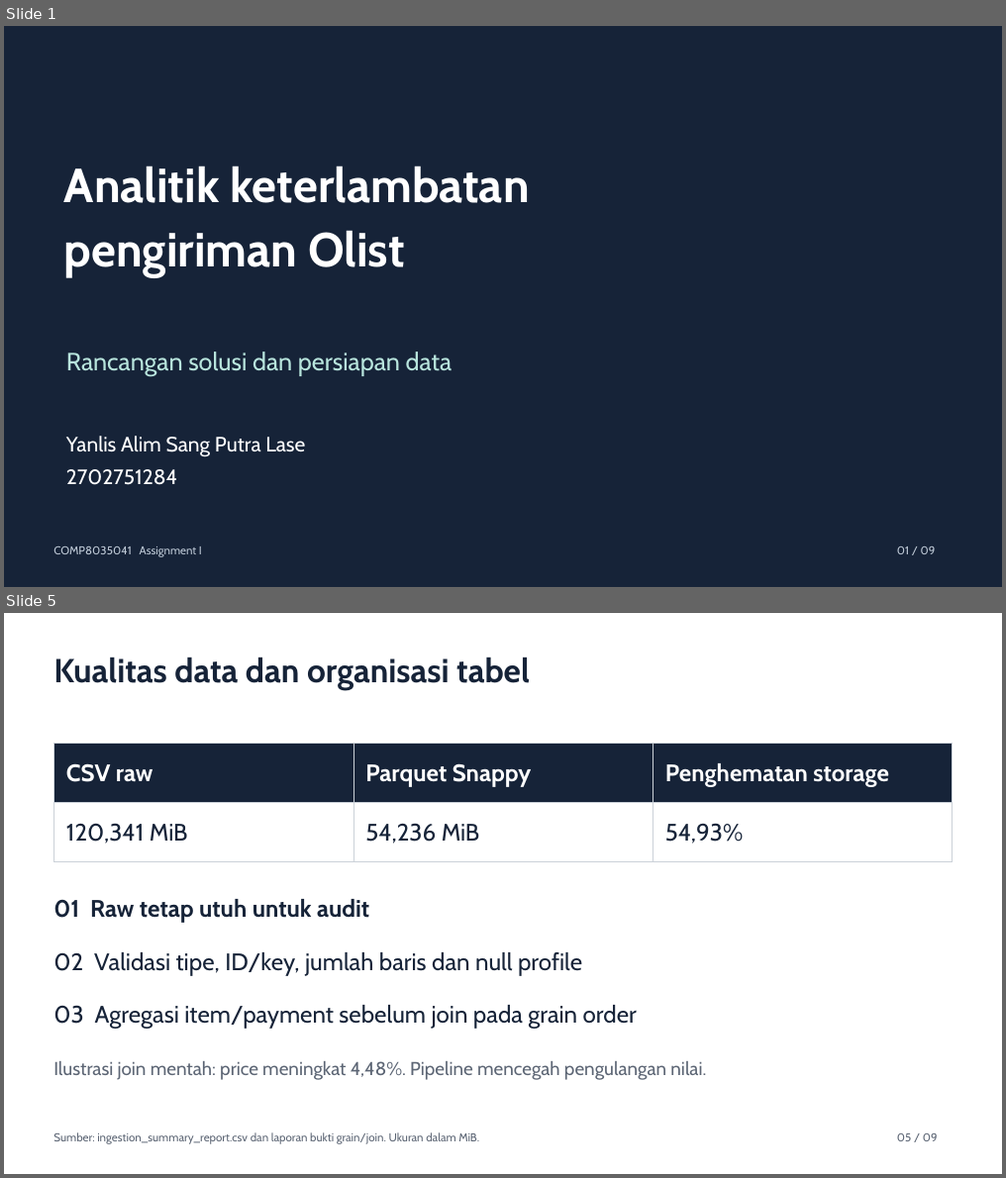
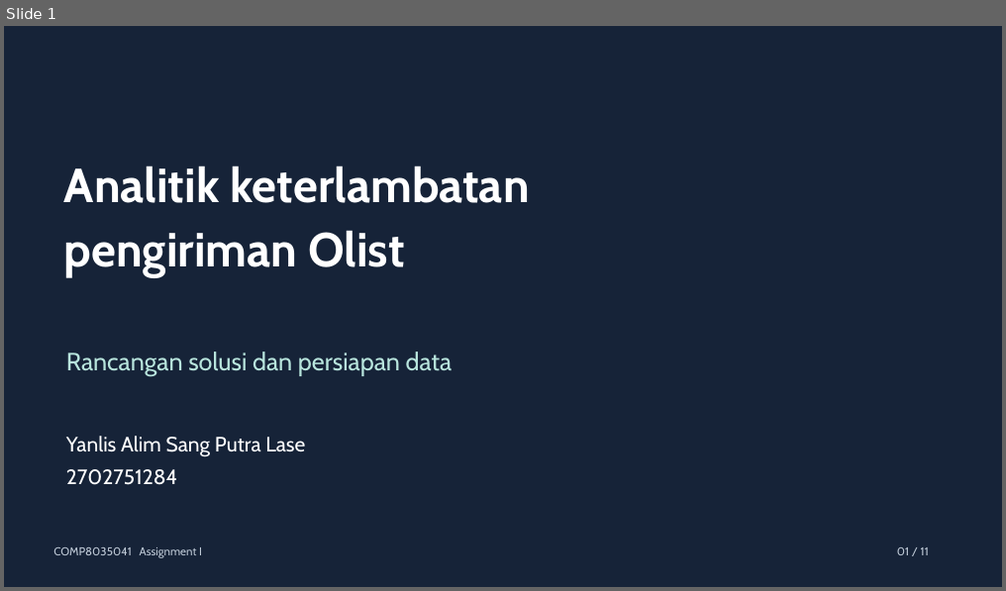
Before and after one commit to yanlis-lase-SSG7/2611-bigDataAnalitycs-assignment1, a slide deck: presentations/Assignment_I_Olist_2702751284.pptx. Shown one above the other, each under a label of ours: slides 1 and 5 before the commit, slide 1 after it; the slides between them are not shown. The pictures are 1006x1178 and 1006x591 pixels, drawn with LibreOffice and Linux fonts; fonts in the diff are those of the drawing. Boxes give left, top, right and bottom in pixels: in the first picture for what was removed or moved away, otherwise in the second. Text is boxed around its words. In the diff, an @@ line names an element or a change of style, - is before the commit and + after.

```diff
--- a/presentations/Assignment_I_Olist_2702751284.pptx
+++ b/presentations/Assignment_I_Olist_2702751284.pptx
@@ slide 5 removed at (4,613,1002,1174), background #FFFFFF @@
@@ text removed at (54,657,530,690) @@
-Kualitas data dan organisasi tabel
@@ table removed at (54,744,952,861), 2 rows, 3 columns @@
-CSV raw | Parquet Snappy | Penghematan storage
-120,341 MiB | 54,236 MiB | 54,93%
@@ text removed at (54,899,369,923) @@
-01 Raw tetap utuh untuk audit
@@ text removed at (54,953,582,976) @@
-02 Validasi tipe, ID/key, jumlah baris dan null profile
@@ text removed at (54,1005,637,1029) @@
-03 Agregasi item/payment sebelum join pada grain order
@@ text removed at (54,1061,706,1080) @@
-Ilustrasi join mentah: price meningkat 4,48%. Pipeline mencegah pengulangan nilai.
@@ text removed at (54,1133,479,1145) @@
-Sumber: ingestion_summary_report.csv dan laporan bukti grain/join. Ukuran dalam MiB.
@@ text removed at (897,1134,938,1142) @@
-05 / 09
@@ slide 1 changed as well @@
@@ text at (897,548,929,556): text changed @@
-01 / 09
+01 / 11
```
Also in this commit, not shown: 4 other slides changed, 6 slides added, 3 other slides removed, 4 other files.
